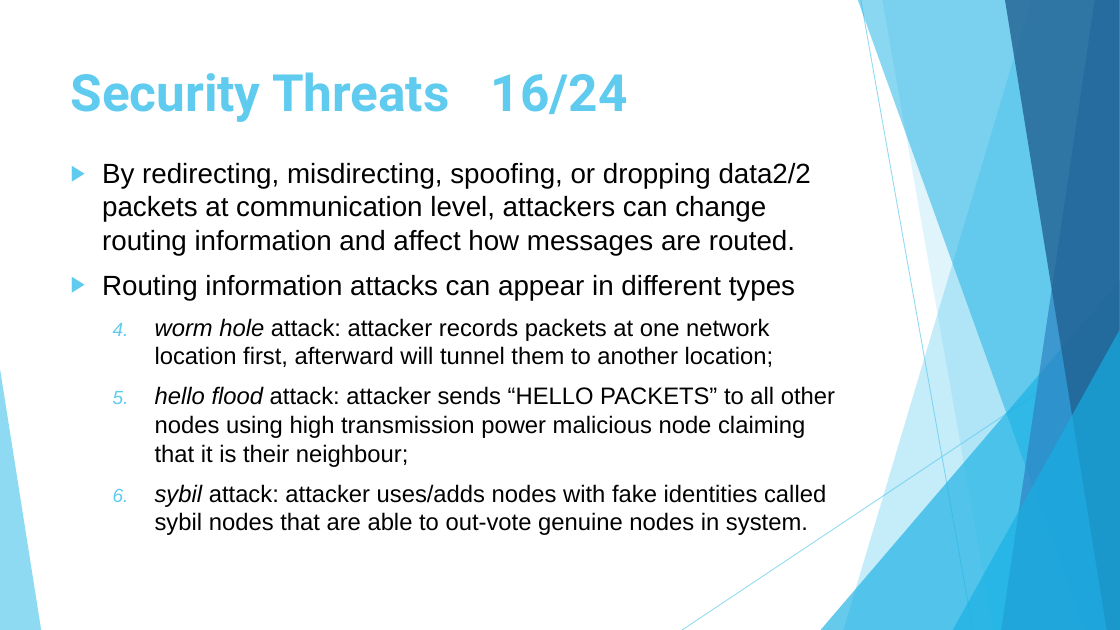
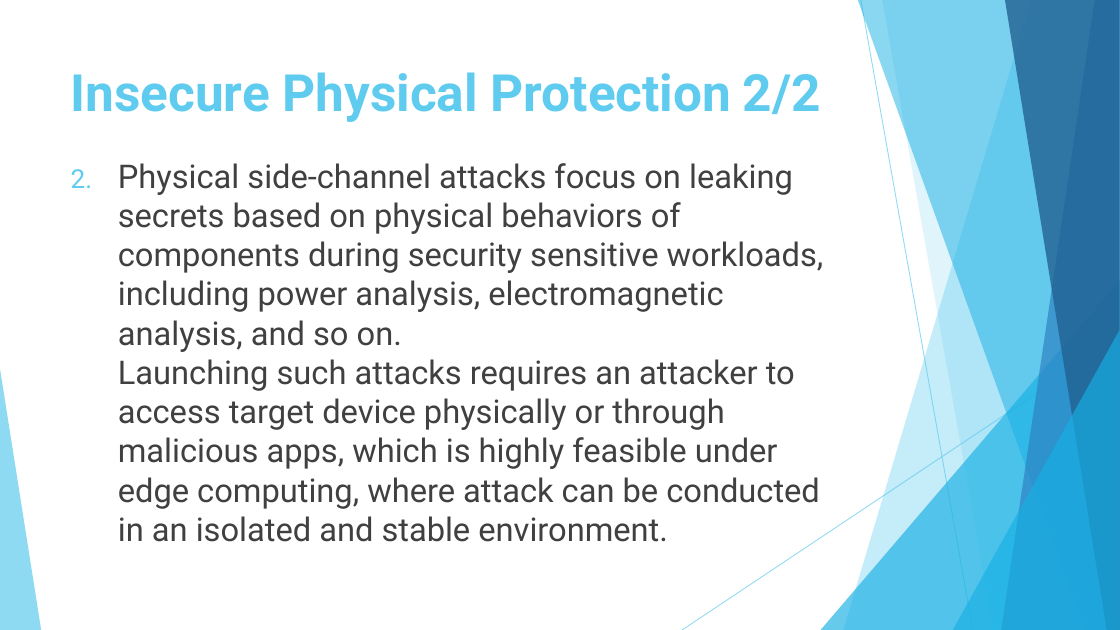
Before and after one commit to s2n-cnit/phd-stiet-cyber-security-approaches-cloud-edge-environments, a slide deck: slide 22 of slides/slides-4.pptx (slide 19 before the commit). Drawn at 1120x630 pixels with LibreOffice and Linux fonts; fonts in the diff are those of the drawing; background and template pictures are left out. Boxes give left, top, right and bottom in pixels: in the first picture for what was removed or moved away, otherwise in the second. Text is boxed around its words. In the diff, an @@ line names an element or a change of style, - is before the commit and + after.

```diff
--- a/slides/slides-4.pptx
+++ b/slides/slides-4.pptx
@@ title at [71, 72, 821, 122]: text changed @@
-Security Threats 16/24
+Insecure Physical Protection 2/2
@@ text at [118, 163, 824, 542]: text changed; size 20.4 to 28 pt; font Arial to Roboto; text colour #000000 to #404040 @@
-▶ By redirecting, misdirecting, spoofing, or dropping data 2/2 packets at communication level, attackers can change routing information and affect how messages are routed.
-▶ Routing information attacks can appear in different types
-  4. worm hole attack: attacker records packets at one network location first, afterward will tunnel them to another location;
-  5. hello flood attack: attacker sends “HELLO PACKETS” to all other nodes using high transmission power malicious node claiming that it is their neighbour;
-  6. sybil attack: attacker uses/adds nodes with fake identities called sybil nodes that are able to out-vote genuine nodes in system.
+2. Physical side-channel attacks focus on leaking secrets based on physical behaviors of components during security sensitive workloads, including power analysis, electromagnetic analysis, and so on.
+   Launching such attacks requires an attacker to access target device physically or through malicious apps, which is highly feasible under edge computing, where attack can be conducted in an isolated and stable environment.
```
Also in this commit, not shown: 34 other slides changed, 93 slides added, 10 slides removed, 12 other files.
